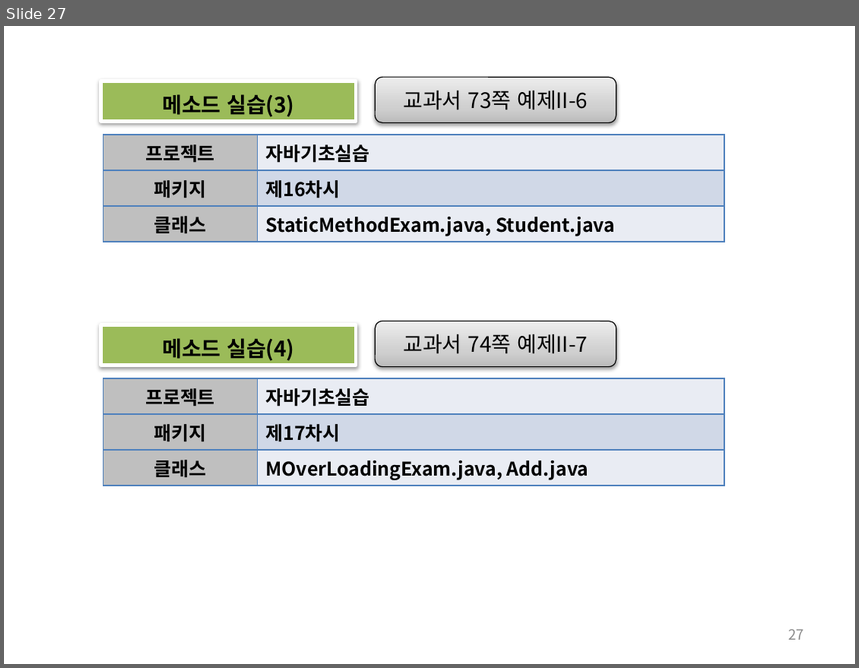
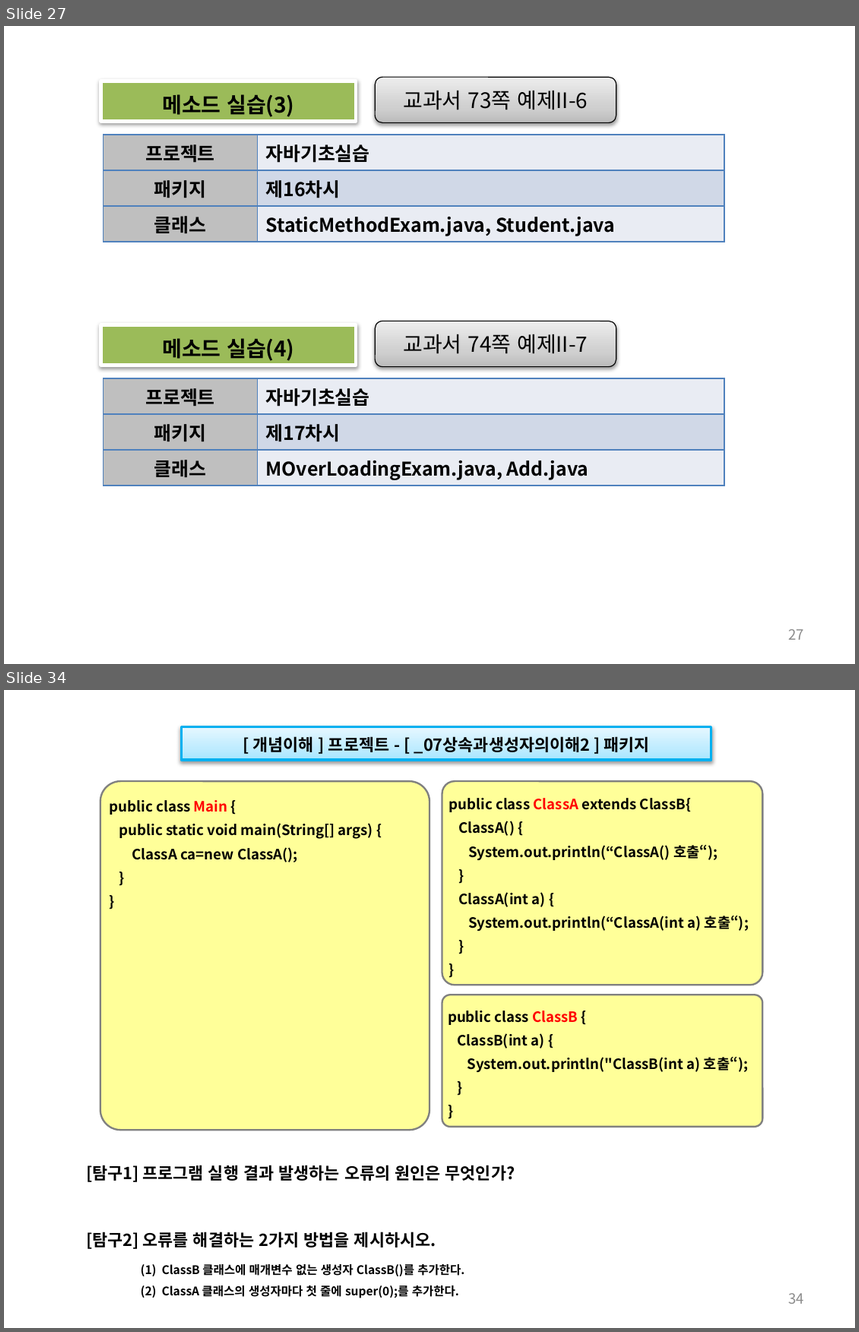
Before and after one commit to histime7/2018JavaClassroom, a slide deck: 수업자료/10_객체지향의 개요.pptx. Shown one above the other, each under a label of ours: slide 27 before the commit, slides 27 and 34 after it; the slides between them are not shown. The pictures are 859x668 and 859x1332 pixels, drawn with LibreOffice and Linux fonts; fonts in the diff are those of the drawing. Boxes give left, top, right and bottom in pixels: in the first picture for what was removed or moved away, otherwise in the second. Text is boxed around its words. In the diff, an @@ line names an element or a change of style, - is before the commit and + after.

```diff
--- a/수업자료/10_객체지향의 개요.pptx
+++ b/수업자료/10_객체지향의 개요.pptx
@@ slide 34 added at [4,690,855,1328], background #FFFFFF @@
@@ rectangle added at [182,726,712,760], fill gradient #A7E6FF to #C1EDFF to #E7F8FF, outline #00B0F0 2.25 pt, 14 pt, text #000000, bold @@
+[ 개념이해 ] 프로젝트 - [ _07상속과생성자의이해2 ] 패키지
@@ rounded rectangle added at [101,781,430,1130], fill #FFFF99, outline #808080 1.5 pt, 12 pt, text #000000, bold @@
+public class Main {
+public static void main(String[] args) {
+ClassA ca=new ClassA();
+}
+}
@@ rounded rectangle added at [443,781,763,985], fill #FFFF99, outline #808080 1.5 pt, 12 pt, text #000000, bold @@
+public class ClassA extends ClassB{
+ClassA() {
+System.out.println(“ClassA() 호출“);
+}
+ClassA(int a) {
+System.out.println(“ClassA(int a) 호출“);
+}
+}
@@ rounded rectangle added at [443,995,763,1127], fill #FFFF99, outline #808080 1.5 pt, 12 pt, text #000000, bold @@
+public class ClassB {
+ClassB(int a) {
+System.out.println("ClassB(int a) 호출“);
+}
+}
@@ text added at [86,1165,515,1182], 14 pt, text #000000, bold @@
+[탐구1] 프로그램 실행 결과 발생하는 오류의 원인은 무엇인가?
@@ text added at [86,1232,436,1249], 14 pt, text #000000, bold @@
+[탐구2] 오류를 해결하는 2가지 방법을 제시하시오.
@@ text added at [162,1265,465,1299], 10 pt, text #000000, bold @@
+(1) ClassB 클래스에 매개변수 없는 생성자 ClassB()를 추가한다.
+(2) ClassA 클래스의 생성자마다 첫 줄에 super(0);를 추가한다.
@@ page number added at [788,1293,804,1304], 12 pt, text #8C8C8C @@
+34
```
Also in this commit, not shown: 6 slides changed, 24 other slides added, 1 other file.
